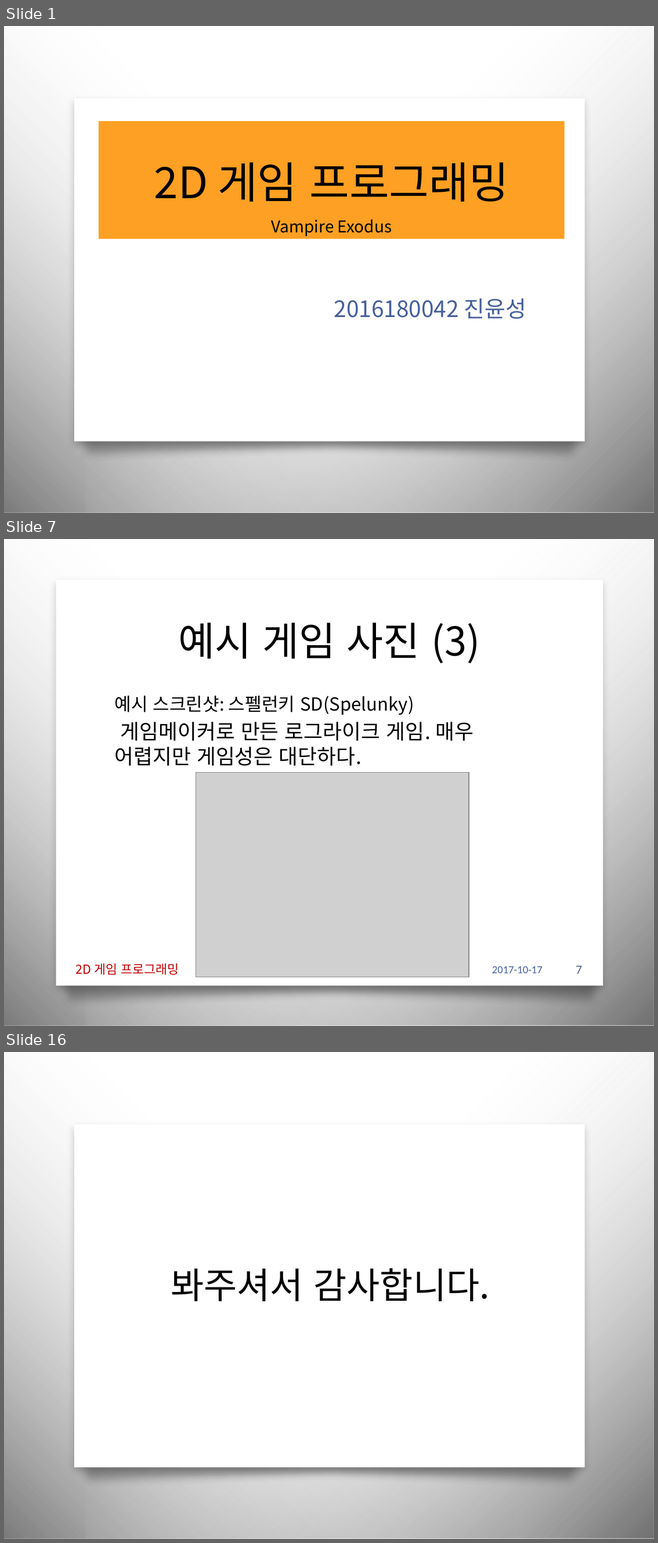
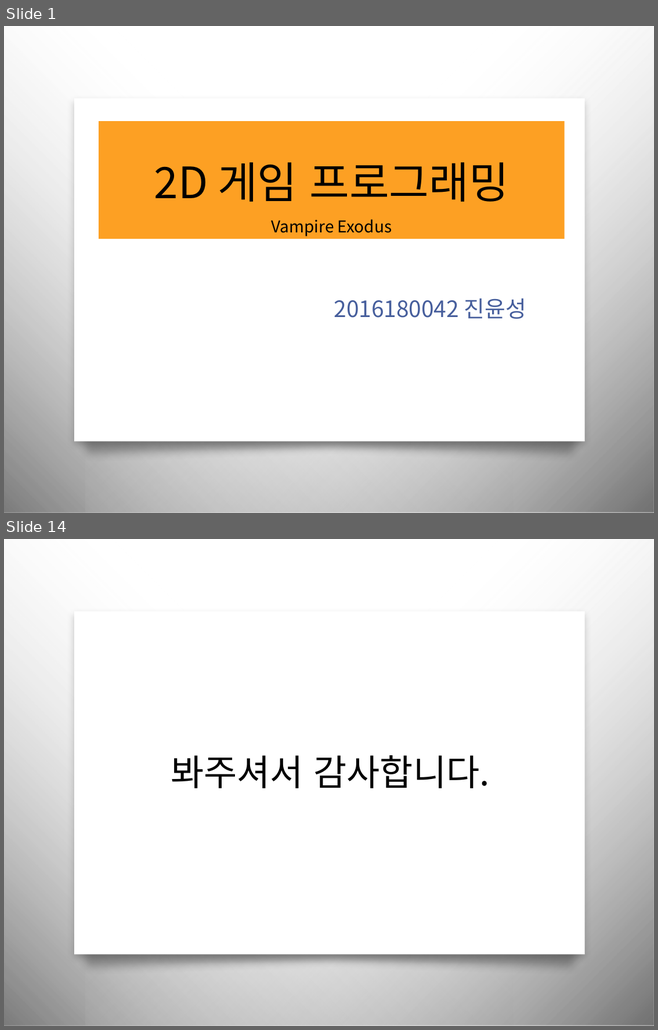
Before and after one commit to iconstudio/2017-Platformer, a slide deck: slides/2016180042_진윤성_2DGP_1차발표.pptx. Shown one above the other, each under a label of ours: slides 1, 7 and 16 before the commit, slides 1 and 14 after it; the slides between them are not shown. The pictures are 658x1543 and 658x1030 pixels, drawn with LibreOffice and Linux fonts; fonts in the diff are those of the drawing; grey boxes stand for pictures; background and template pictures are left out. Boxes give left, top, right and bottom in pixels: in the first picture for what was removed or moved away, otherwise in the second. Text is boxed around its words. In the diff, an @@ line names an element or a change of style, - is before the commit and + after.

```diff
--- a/slides/2016180042_진윤성_2DGP_1차발표.pptx
+++ b/slides/2016180042_진윤성_2DGP_1차발표.pptx
@@ slide 7 removed at [4,539,654,1026], background picture (left out); not listed: 2 template elements that a slide beside it also shows @@
@@ rectangle removed at [56,580,603,986] @@
@@ title removed at [179,623,480,664] @@
-예시 게임 사진 (3)
@@ text removed at [114,696,473,766] @@
-예시 스크린샷: 스펠런키 SD(Spelunky)
-게임메이커로 만든 로그라이크 게임. 매우 어렵지만 게임성은 대단하다.
@@ picture removed at [195,772,469,977] @@
@@ freeform shape removed at [49,971,611,1009] @@
@@ text removed at [75,964,179,975] @@
-2D 게임 프로그래밍
@@ text removed at [492,966,542,973] @@
-2017-10-17
@@ page number removed at [575,966,582,974] @@
-7
@@ what was slide 16 is now slide 14 @@
```
Also in this commit, not shown: 11 slides changed, 2 slides added, 3 other slides removed, 1 other file.
